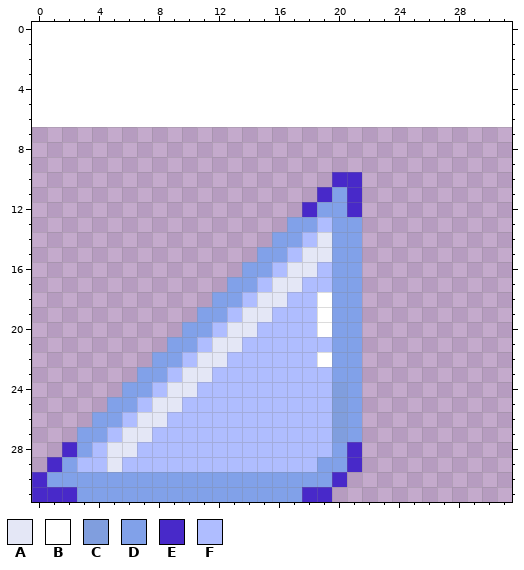
Edited in one commit: pixel-art sprite (Cubeacon/Assets/Textures/Mirror On.png). The picture above was drawn from the file before the commit.
The file is 640x320 pixels, drawn in blocks of 10x10; one block is one cell here. The old version is drawn lined up with the new one, on the new canvas.
Palette (. is transparent): A #e4e7f6  B #ffffff  C #809ede  D #81a1e9  E #4829c9  F #afbdff
Pixels before, first column x 0:
10 ....................EE
11 ...................EDE
12 ..................EDDE
13 .................DDFDD
14 ................DDFADD
15 ...............DDFAADD
16 ..............DDFAAFDD
17 .............DDFAAFFDD
18 ............DDFAAFFBDD
19 ...........DDFAAFFFBDD
20 ..........DDFAAFFFFBDD
21 .........DDFAAFFFFFFDD
22 ........DDFAAFFFFFFBDD
23 .......DDFAAFFFFFFFFDD
24 ......DDFAAFFFFFFFFFCD
25 .....DDFAAFFFFFFFFFFCD
26 ....DDFAAFFFFFFFFFFFCD
27 ...DDFAAFFFFFFFFFFFFCD
28 ..EDFAAFFFFFFFFFFFFFDE
29 .EDFFAFFFFFFFFFFFFFDDE
30 EDDDDDDDDDDDDDDDDDDDE.
31 EEEDDDDDDDDDDDDDDDEE..
Now the later version:
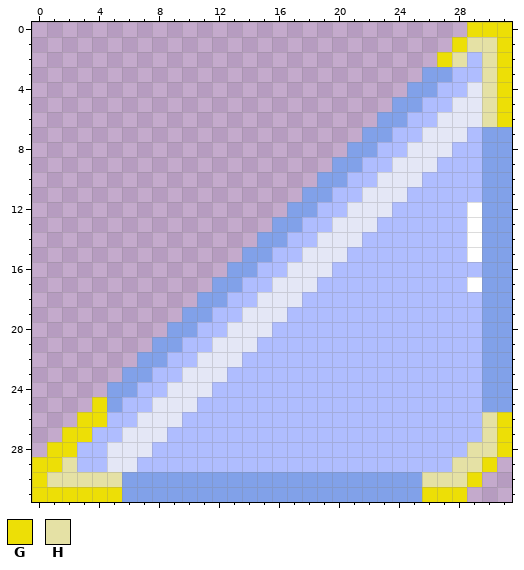
Colours new in this view: G #eddf06  H #e5e1a5
Edits made:
canvas 64x32 -> 32x32, the old top-left corner now at -17,7 (the part of the old canvas that was cut away was empty and is not shown)
Changed rows in their new state; - is an unchanged pixel.
first column x 0:
 0 -----------------------------GGG
 1 ----------------------------GHHG
 2 ---------------------------GHFHG
 3 --------------------------DDFFHG
 4 -------------------------DDFFAHG
 5 ------------------------DDFFAAHG
 6 -----------------------DDFFAAAHG
 7 ----------------------DDFFAAAFDD
 8 ---------------------DDFFAAAFFDD
 9 --------------------DDFFAAAFFFDD
10 -------------------DDFFAAAFFFFDD
11 ------------------DDFFAAAFFFFFDD
12 -----------------DDFFAAAFFFFFBDD
13 ----------------D-F-AAAFFFFFFBDD
14 ---------------D-F--AAFFFFFFFBDD
15 --------------D-F---AFFFFFFFFBDD
16 -------------D-F---AFFFFFFFFFFDD
17 ------------D-F---A-FFFFFFFFFBDD
18 -----------D-F---A-FFFFFFFFFFFDD
19 ----------D-F---A--FFFFFFFFFFFDD
20 ---------D-F---A---FFFFFFFFFFFDD
21 --------D-F---A-----FFFFFFFFFFDD
22 -------D-F---A-----FFFFFFFFFFFDD
23 ------D-F---A-------FFFFFFFFFFDD
24 -----D-F---A--------FFFFFFFFFFDD
25 ----G-F---A---------FFFFFFFFFFDD
26 ---GGF---A----------FFFFFFFFFFHG
27 --GGF---A-----------FFFFFFFFFFHG
28 -GGF---A------------FFFFFFFFFHHG
29 GGH---A------------FFFFFFFFFHHG-
30 GHHHHH--------------DDDDDDHHHG--
31 GGGGGG------------DDDDDDDDGGG---
